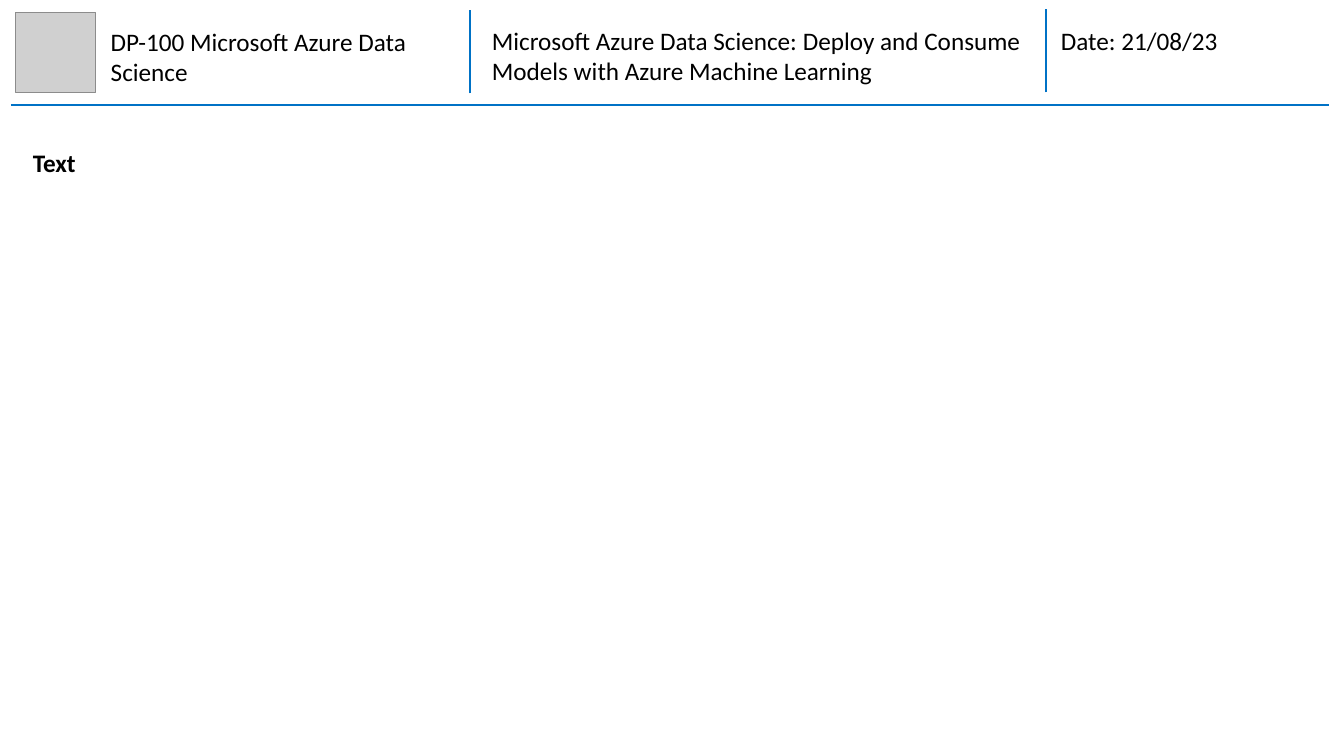
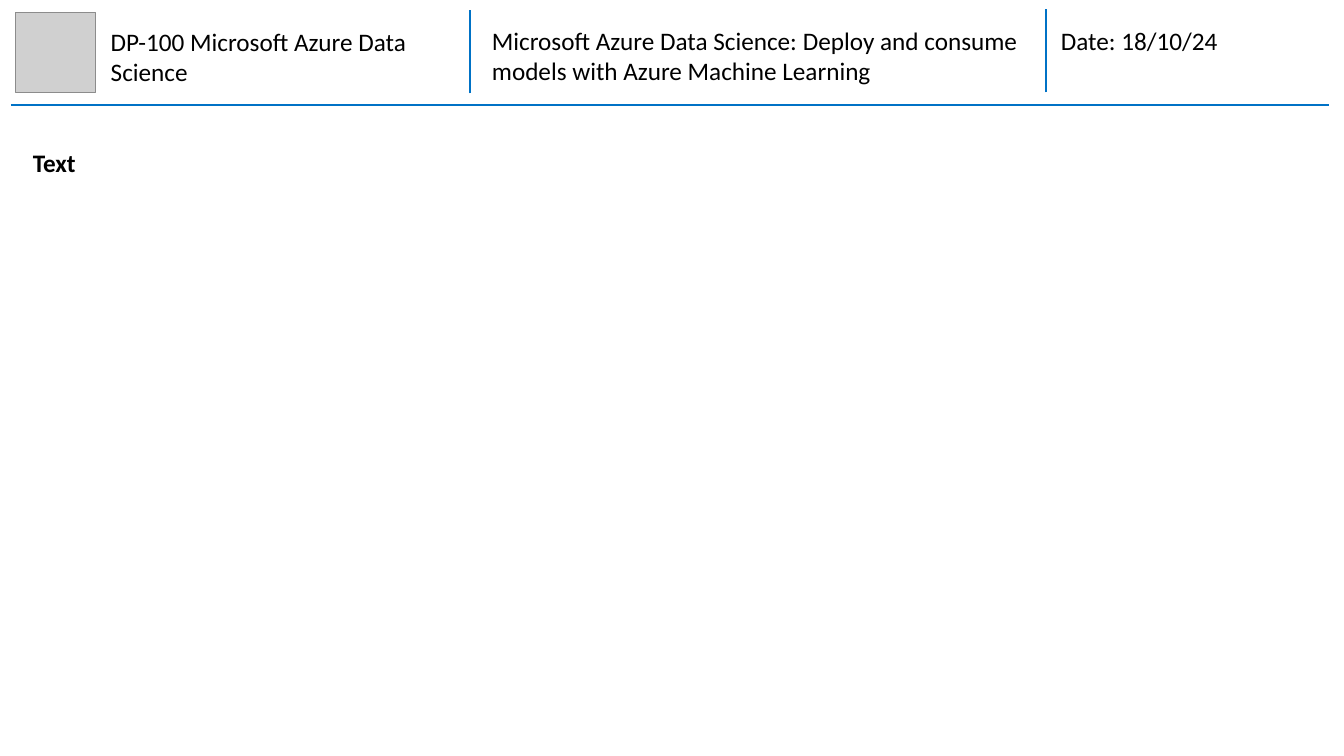
Before and after one commit to mhaythornthwaite/Testing_ML_Algorithms, a slide deck: slide 20 of Azure_DP-100_Data_Science/MJH_DP-100_Azure_DS_Notes.pptx (slide 12 before the commit). Drawn at 1344x756 pixels with LibreOffice and Linux fonts; fonts in the diff are those of the drawing; grey boxes stand for pictures. Boxes give left, top, right and bottom in pixels: in the first picture for what was removed or moved away, otherwise in the second. Text is boxed around its words. In the diff, an @@ line names an element or a change of style, - is before the commit and + after.

Commit message:
Azure DP100 Section 1

```diff
--- a/Azure_DP-100_Data_Science/MJH_DP-100_Azure_DS_Notes.pptx
+++ b/Azure_DP-100_Data_Science/MJH_DP-100_Azure_DS_Notes.pptx
@@ text at box(492, 32, 1017, 85): text changed @@
-Microsoft Azure Data Science: Deploy and Consume Models with Azure Machine Learning
+Microsoft Azure Data Science: Deploy and consume models with Azure Machine Learning
@@ text at box(1061, 32, 1217, 51): text changed @@
-Date: 21/08/23
+Date: 18/10/24
```
Also in this commit, not shown: 11 other slides changed, 8 slides added.
